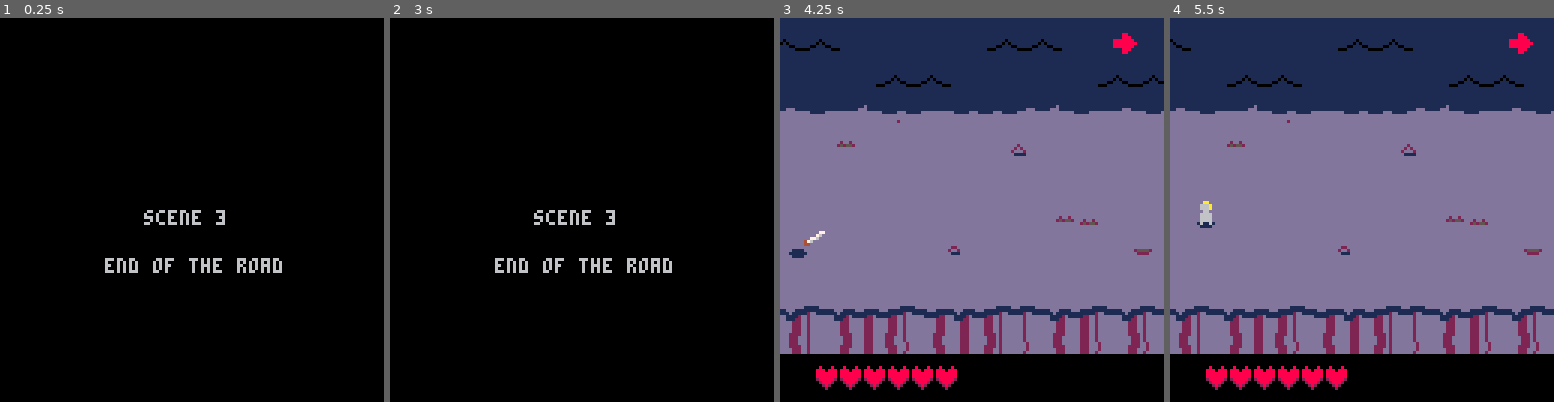
Above: before the commit, frames 1-4 (left to right).
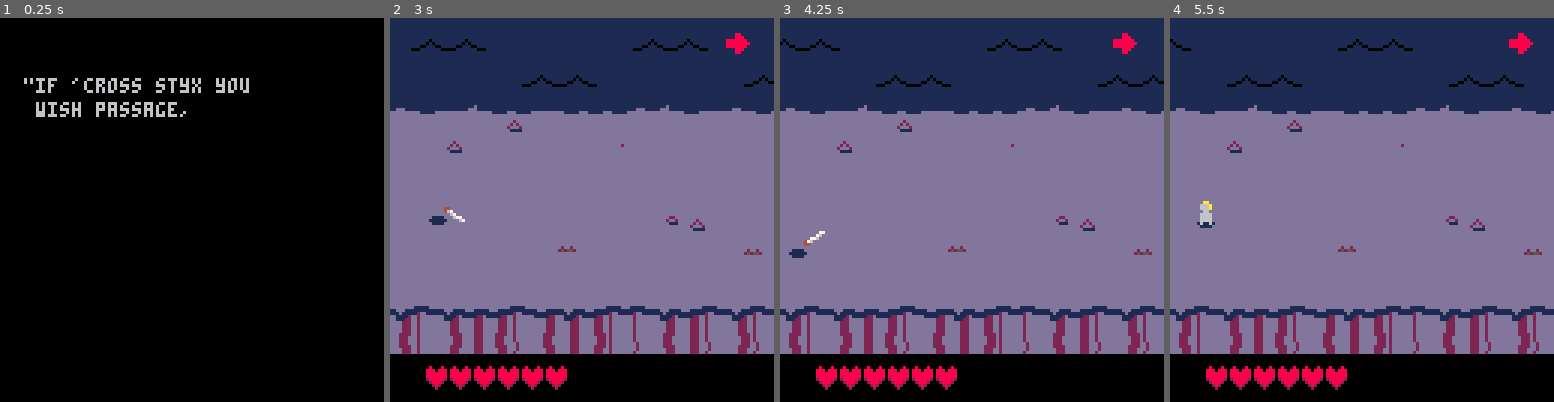
Above: after the commit, the same moments.

Repository: akbiggs/Scuffle
Game: PICO-8 cartridge scuffle.p8
Same seed, same stepped clock (60 frames per second), same inputs: the game is played once before the commit and once after it.
Inputs:
- Up to frame 1 (0.25 s): no input
- Up to frame 2 (3 s): tap X (X key) at 0.33, 1.07, 1.85, 2.97 s; tap O (Z key) at 0.7, 1.7, 2.1, 2.5, 2.9 s; hold Right 1.6-2.1 s; hold Up 2.15-2.42 s; hold Right from 2.47 s (still down)
- Up to frame 3 (4.25 s): release Right at 3.03 s; hold Left 3.08-3.58 s; tap O (Z key) at 3.3, 3.7, 4.1 s; hold Down 3.63-3.97 s; hold Right from 4.02 s (still down); tap X (X key) at 4.08 s
- Up to frame 4 (5.5 s): tap O (Z key) at 4.5, 4.9, 5.3 s; release Right at 4.68 s; hold Up 4.73-5.03 s; hold Left from 5.08 s (still down); tap X (X key) at 5.2 s

The runs differ from the first frame. In frame 1, 2.6% of the frame differs, in the area x 6-74%, y 15-67%; in frame 2, 88%, in the area x 0-100%, y 0-97%; in frame 3, 0.5%; in frame 4, 0.5%.

Commit message:
fix crash, fix enemies appearing over UI

Diff:
--- a/scuffle.p8
+++ b/scuffle.p8
@@ -2002,8 +2002,6 @@
 
 corpse = class.build()
 
---[[subtracted from vel
-each frame]]
 corpse.friction = 0.0625
 
 function corpse:_init(
@@ -2016,7 +2014,6 @@
   self.fric_delay =
       fric_delay or 0
 
-  -- corpses never disappear
   self.life = 1
 end
 
@@ -2300,7 +2297,7 @@
     }, {
       lock_cam = false,
     }),
-    mk_wave(328, {
+    wave(328, {
       mk_walker(34, 34),
       mk_walker(51, 53),
       mk_walker(39, 64),
@@ -2468,7 +2465,7 @@
 function _init()
 		state.skip_intro_presses = 0
 
-  start_stage(3, state)
+  start_stage(1, state)
 end
 
 function update_music_intro(
@@ -2747,6 +2744,10 @@
     		  114 + nsin(time()) * 1.8,
       		4)
   end
+
+  palt(0, false)
+  rectfill(0,112,128,128,0)
+  palt(0, true)
 
   if state.dialog == nil
   then
